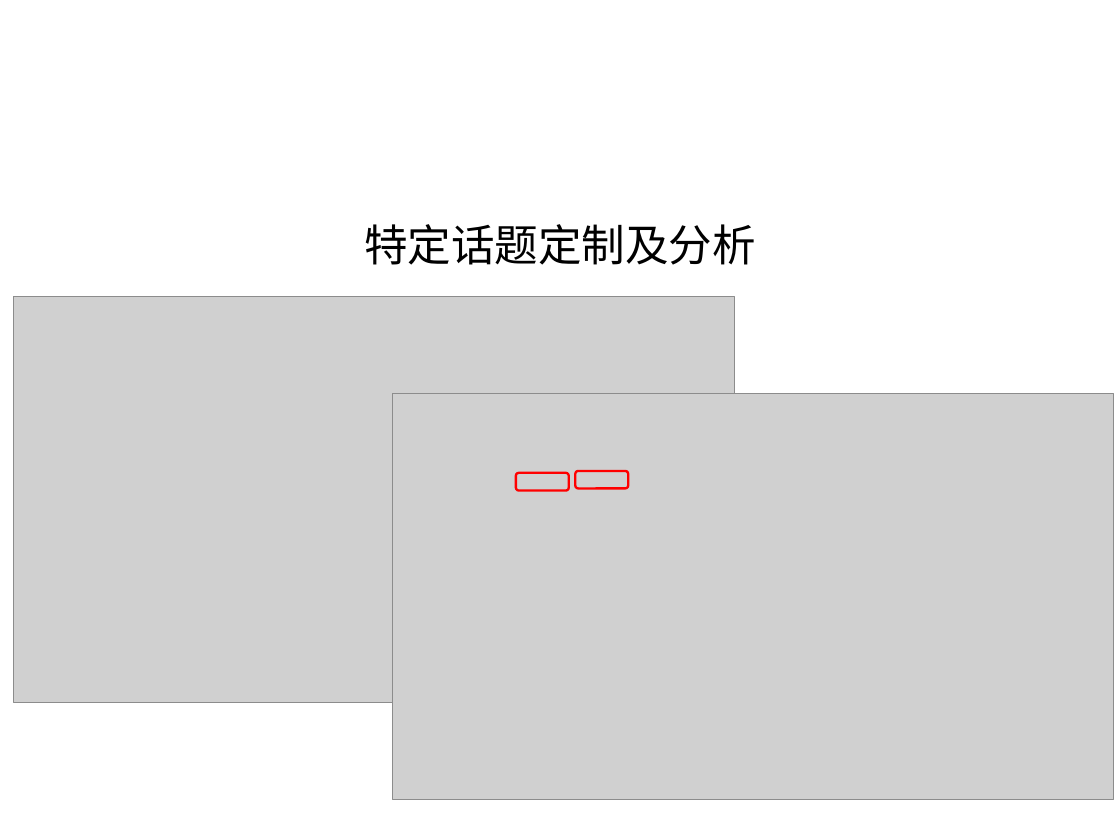
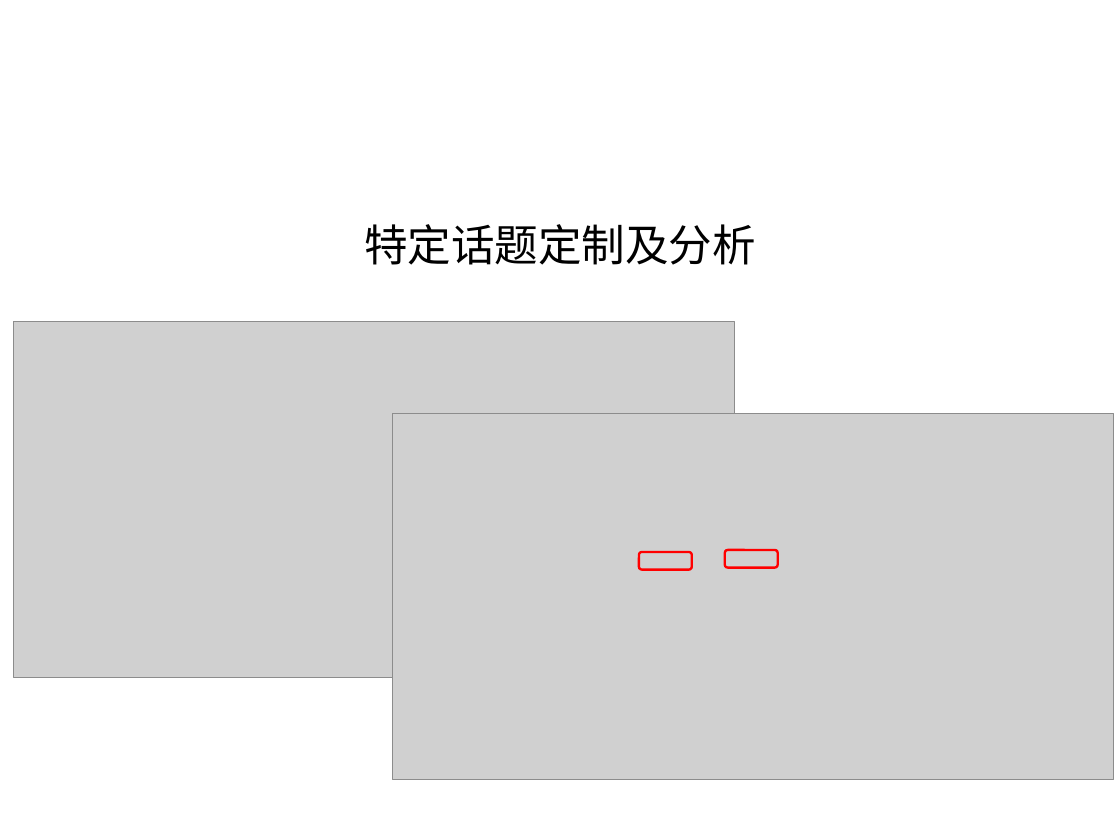
Before and after one commit to shqcandy/Report, a slide deck: slide 19 of 报告_v1.ppt. Drawn at 1120x840 pixels with LibreOffice and Linux fonts; fonts in the diff are those of the drawing; grey boxes stand for pictures; background and template pictures are left out. Boxes give left, top, right and bottom in pixels: in the first picture for what was removed or moved away, otherwise in the second. Text is boxed around its words. In the diff, an @@ line names an element or a change of style, - is before the commit and + after.

```diff
--- a/报告_v1.ppt
+++ b/报告_v1.ppt
@@ picture: place and size @@
-picture at [13, 297, 735, 702]
+picture at [13, 321, 735, 678]
@@ picture: place and size @@
-picture at [392, 393, 1113, 799]
+picture at [392, 413, 1113, 780]
@@ rounded rectangle: place and size @@
-rounded rectangle at [576, 470, 628, 488]
+rounded rectangle at [638, 552, 691, 570]
@@ rounded rectangle: place and size @@
-rounded rectangle at [516, 473, 569, 491]
+rounded rectangle at [725, 550, 777, 568]
```
Also in this commit, not shown: 12 other slides changed, 1 slide added, 2 other files.
